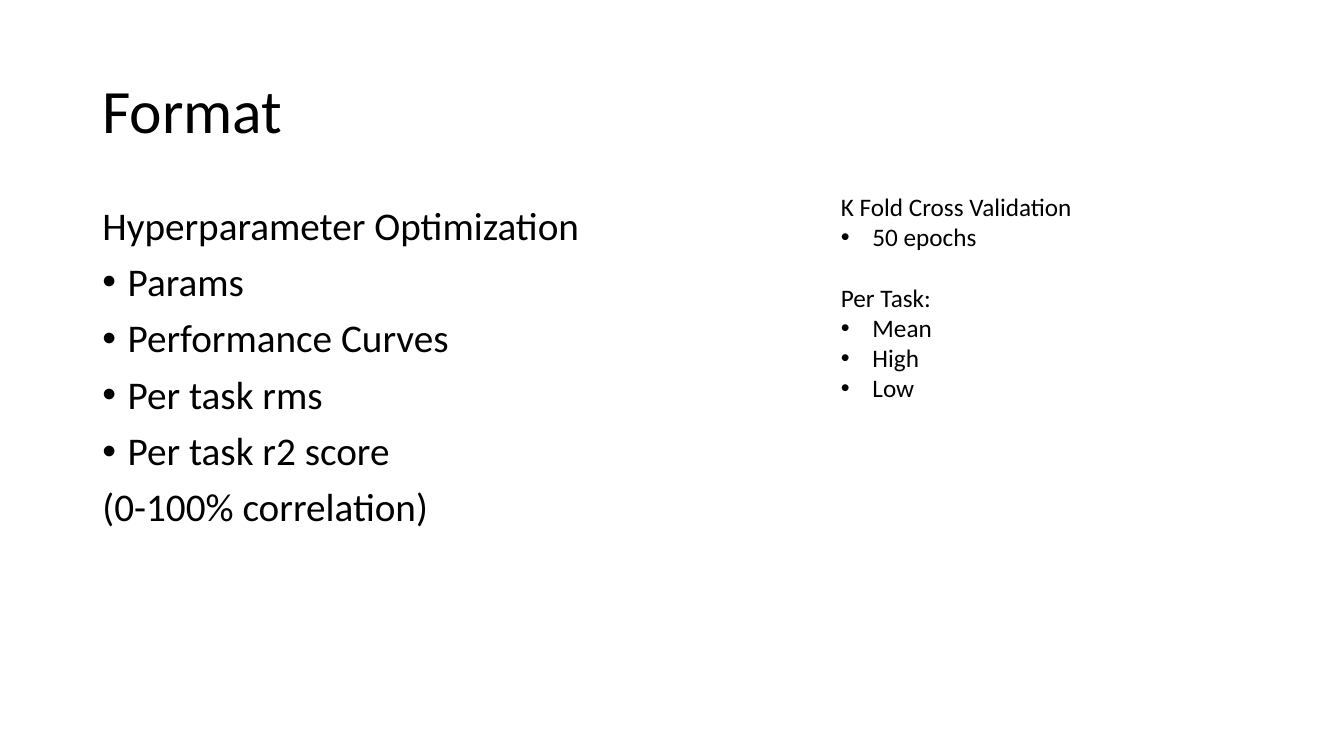
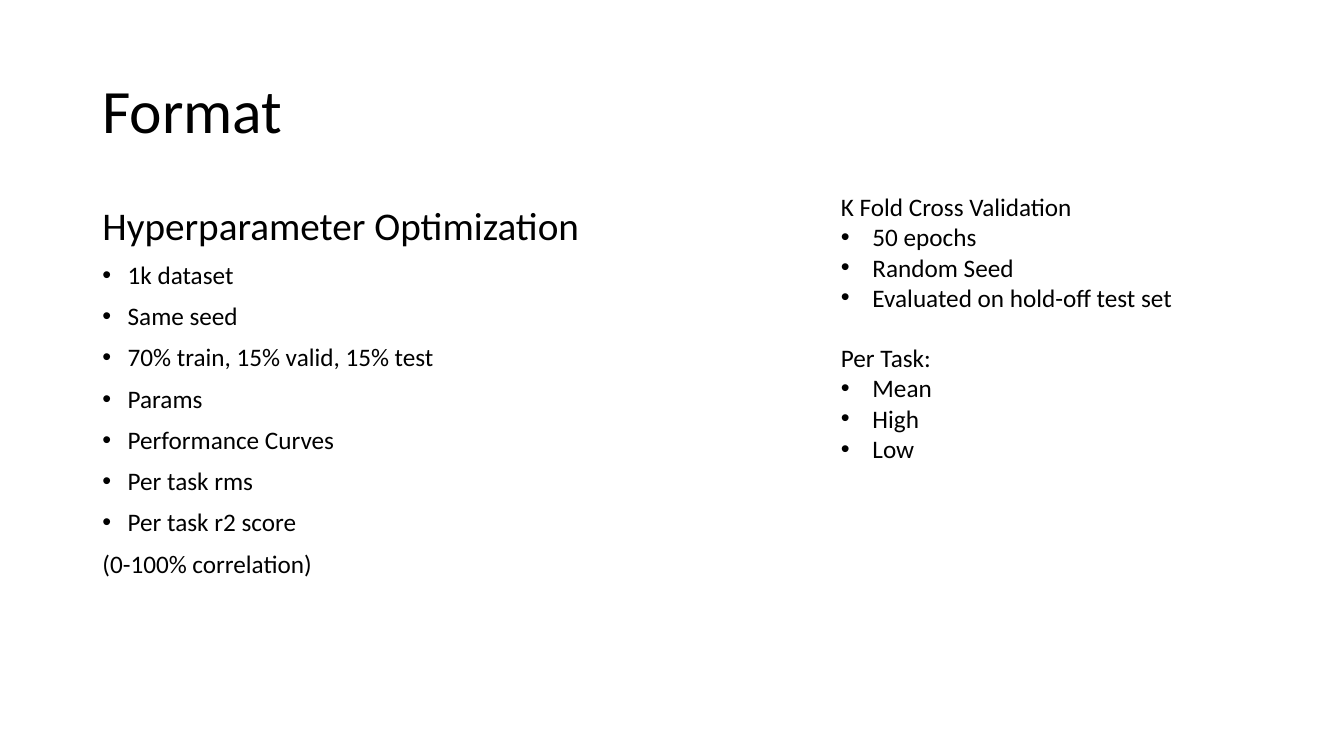
Before and after one commit to Ian-McCleary/chem-ml-research, a slide deck: slide 2 of statsreport.pptx. Drawn at 1344x756 pixels with LibreOffice and Linux fonts; fonts in the diff are those of the drawing. Boxes give left, top, right and bottom in pixels: in the first picture for what was removed or moved away, otherwise in the second. Text is boxed around its words. In the diff, an @@ line names an element or a change of style, - is before the commit and + after.

```diff
--- a/statsreport.pptx
+++ b/statsreport.pptx
@@ text at box(128, 266, 434, 369): paragraphs added @@
+• 1k dataset
+• Same seed
+• 70% train, 15% valid, 15% test
@@ text at box(872, 259, 1172, 308): paragraphs added @@
+• Random Seed
+• Evaluated on hold-off test set
@@ text at box(102, 391, 334, 577): size 28 to 18 pt in "Params", "Performance Curves", "Per task rms", "Per task r2 score" and 1 more places @@
```
Also in this commit, not shown: 3 other slides changed, 4 slides added, 1 slide removed, 6 other files.
